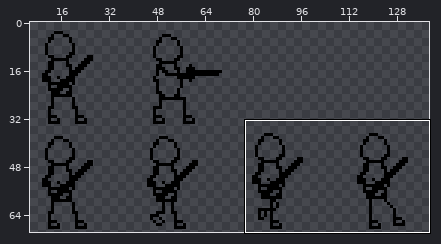
A sprite sheet gets an edit: content/sprites/hero.png. Above, an overview of the earlier version with the close-up marked.
Close-up. As it was:
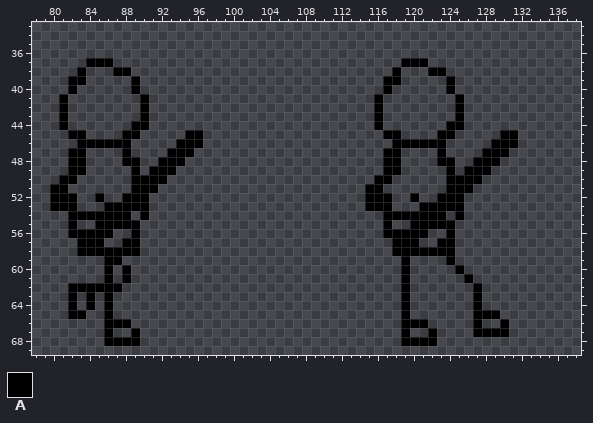
The file is 140x70 pixels. Shown: x 78..138, y 33..69. The wide view leaves out empty margins. The commit also changed other parts of the picture, which this record leaves out.
Palette (. is transparent): A #000000
Pixels before, first column x 80:
37 ....AAA................................AAA..........
38 ...A...AA.............................A...AA........
39 ..AA.....A...........................AA.....A.......
40 ..A......A...........................A......A.......
41 .A........A.........................A........A......
42 .A........A.........................A........A......
43 .A........A.........................A........A......
44 .A.......AA.........................A.......AA......
45 ..AA....AA.....AA....................AA....AA.....AA
46 ...AAAAAA.....AAA.....................AAAAAA.....AAA
47 ..AA....A....AAA.....................AA....A....AAA.
48 ..AA....AA..AAA......................AA....AA..AAA..
49 ..AA.....A.AAA.......................AA.....A.AAA...
50 .AA......AAAA.......................AA......AAAA....
51 AA.......AAA.......................AA.......AAA.....
52 AAA..A..AAA........................AAA..A..AAA......
53 AAA...AAAAA........................AAA...AAAAA......
54 ..AAAAAAA.A..........................AAAAAAA.A......
55 ..A..AAAAA...........................A..AAAAA.......
56 ..AAAAA..A...........................AAAAA..A.......
57 ...AAA..AA............................AAA..AA.......
58 ...AAAAAAA............................AAAAAAA.......
59 ......AA...............................A....A.......
60 ......A.A..............................A.....A......
61 ......A.A..............................A......A.....
62 ..AAAAAA...............................A.......A....
63 ..A.A.A................................A.......A....
64 ..A.A.A................................A.......A....
65 ..AA..A................................A.......AAA..
66 ......AAA..............................AAA.....A..A.
67 ......A..A.............................A..A....AAAA.
68 ......AAAA.............................AAAA.........
After:
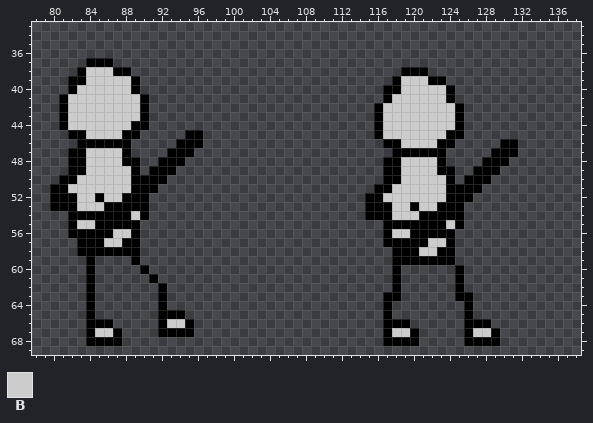
Colours new in this view: B #cccccc
Change:
Changed rows in their new state; - is an unchanged pixel.
first column x 82:
37 -------------------------------------...----------
38 --BBB-------------------------------.AAA..--------
39 --BBBBB----------------------------.-BBBAA.-------
40 -BBBBBB-----------------------------ABBBBB--------
41 BBBBBBBB--------------------------.ABBBBBBA.------
42 BBBBBBBB---------------------------BBBBBBBB-------
43 BBBBBBBB---------------------------BBBBBBBB-------
44 BBBBBBB----------------------------BBBBBBBB-------
45 --BBBB----------------------------ABBBBBBB-A----..
46 -----------------------------------A-BBBB-A----.--
47 --BBBB-----------------------------.-AAAA-----.--A
48 --BBBB-------------------------------BBBB-.--.--A-
49 --BBBBB------------------------------BBBBA--.--A--
50 -BBBBBB---------------------------.-ABBBBB-.--A---
51 BBBBBBB--------------------------.-ABBBBBB---A----
52 -BB-BB-----------------------------BBBBBBB--A-----
53 -BBB--------------------------------BBABB---------
54 -------B-------------------------AA-BBB---A-------
55 -BB---------------------------------AA----BA------
56 -----BB-----------------------------BB--AA--------
57 ----BB-----------------------------A---ABB--------
58 ---------------------------------------BB---------
59 --A-..-A----------------------------A-AAAA--------
60 --A-.-.-A---------------------------A.------------
61 --A-.-.--A--------------------------A.-----A.-----
62 ..-...----A-------------------------A.-----A-.----
63 .---.-----A------------------------AA.-----AA.----
64 .---.-----A------------------------A-.------A.----
65 ..A-.-----AAA----------------------A-.------A...--
66 --AA-..---ABBA---------------------AA-..----A-A-.-
67 --ABBA-.--AAAA---------------------ABBA-.---ABB-.-
68 --AA--..---------------------------AA--..---AAAA--
Where, in picture pixels (left, top, right, bottom), the same in both close-ups:
changed: (365, 58, 518, 346)
changed: (68, 67, 194, 346)
